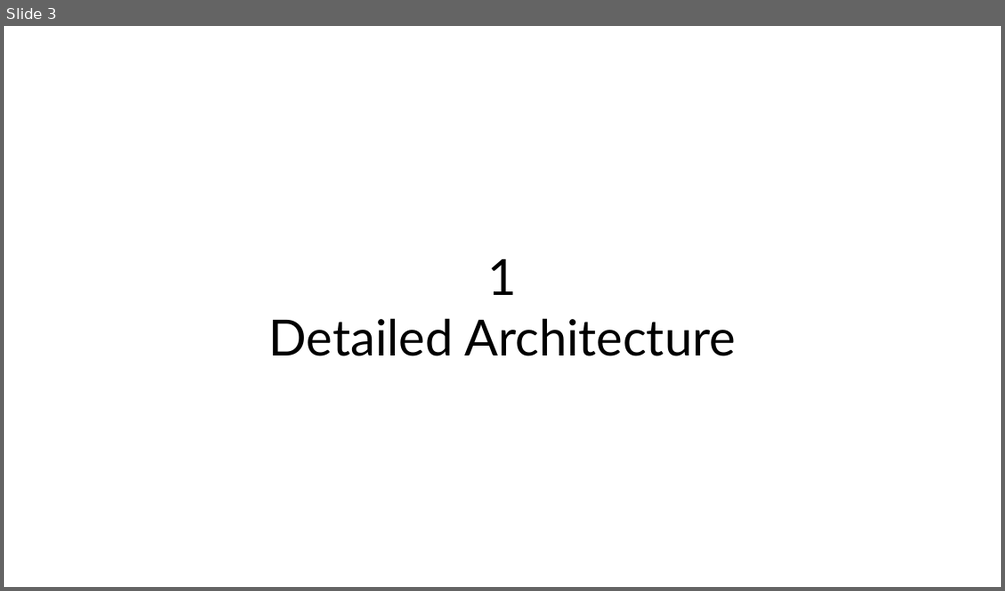
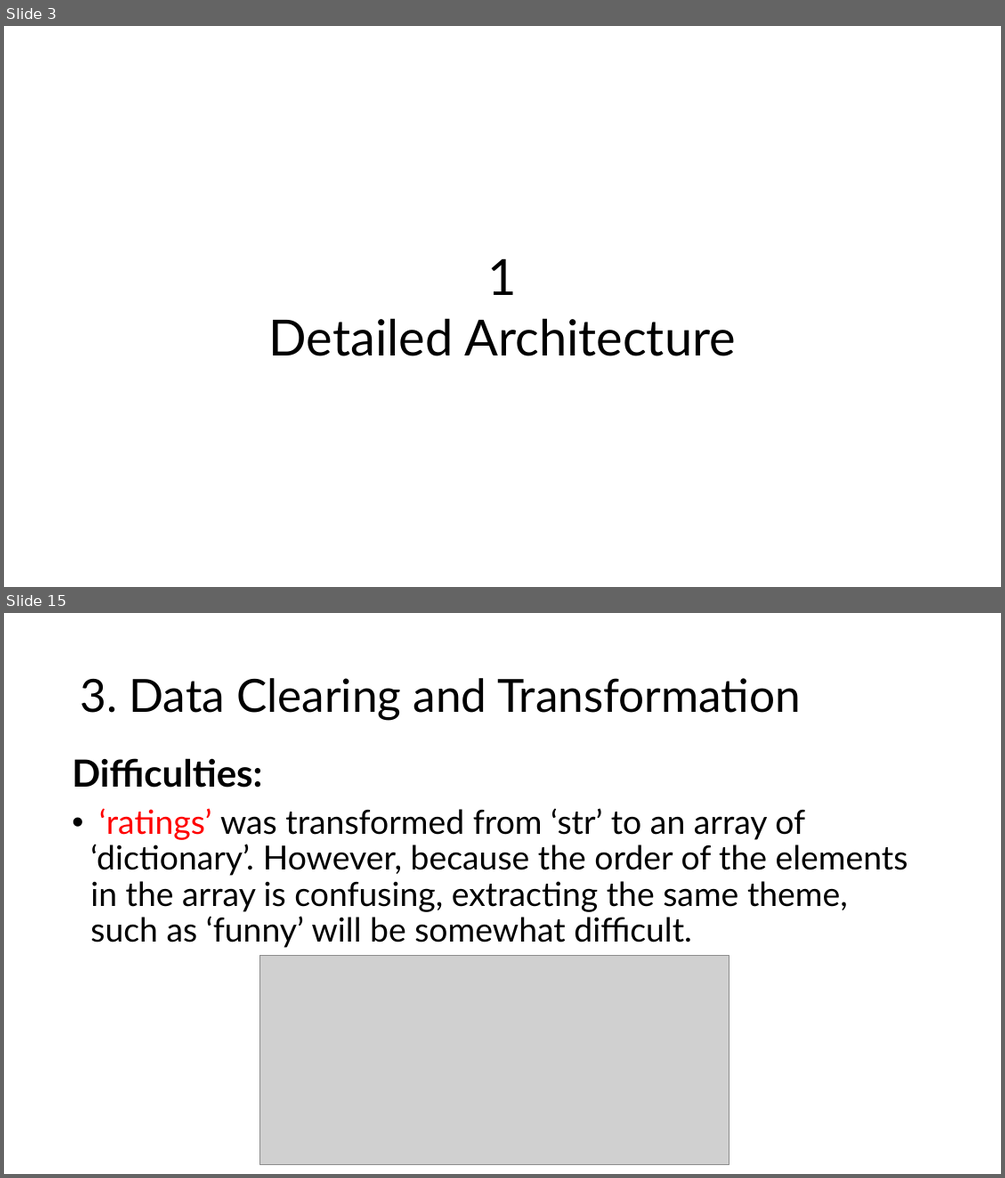
Before and after one commit to SilentStars/TEDTalksDataMining, a slide deck: Documents/Documents&Slides/ElaborationStep.pptx. Shown one above the other, each under a label of ours: slide 3 before the commit, slides 3 and 15 after it; the slides between them are not shown. The pictures are 1005x591 and 1005x1178 pixels, drawn with LibreOffice and Linux fonts; fonts in the diff are those of the drawing; grey boxes stand for pictures. Boxes give left, top, right and bottom in pixels: in the first picture for what was removed or moved away, otherwise in the second. Text is boxed around its words. In the diff, an @@ line names an element or a change of style, - is before the commit and + after.

```diff
--- a/Documents/Documents&Slides/ElaborationStep.pptx
+++ b/Documents/Documents&Slides/ElaborationStep.pptx
@@ slide 15 added at (4,613,1001,1174), background #FFFFFF @@
@@ title added at (80,678,801,720), 44 pt, text #000000 @@
+3. Data Clearing and Transformation
@@ text added at (72,758,908,948), 32 pt, text #000000 @@
+Difficulties:
+• ‘ratings’ was transformed from ‘str’ to an array of ‘dictionary’. However, because the order of the elements in the array is confusing, extracting the same theme, such as ‘funny’ will be somewhat difficult.
@@ picture added at (260,956,728,1164) @@
```
Also in this commit, not shown: 5 slides changed, 14 other slides added.
